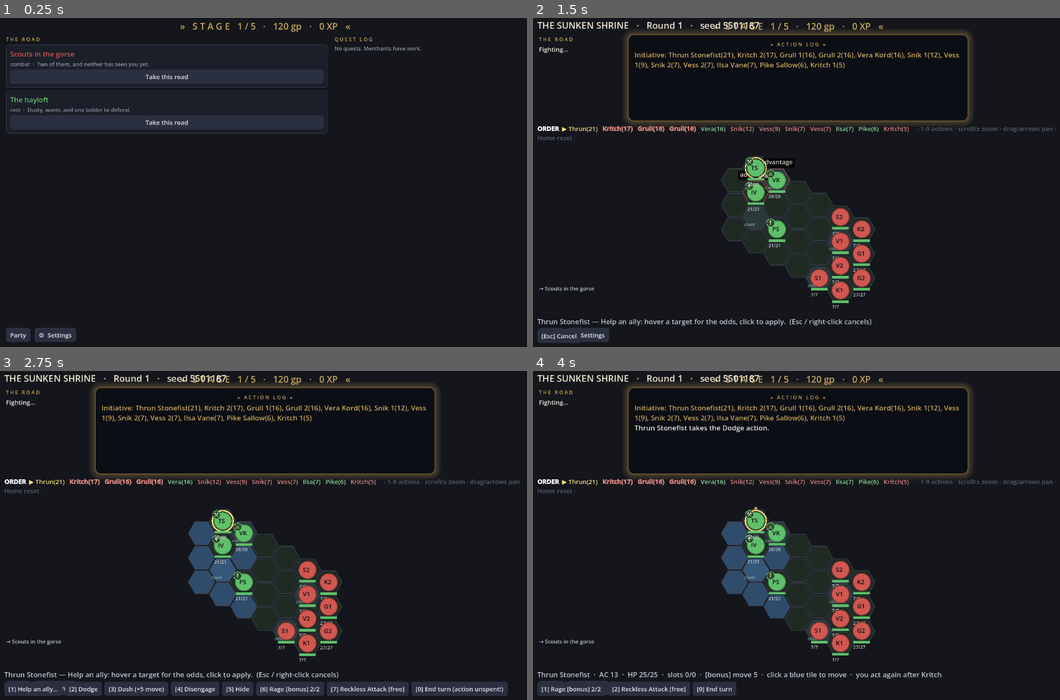
Above: before the commit, frames 1-4 (two rows, left to right).
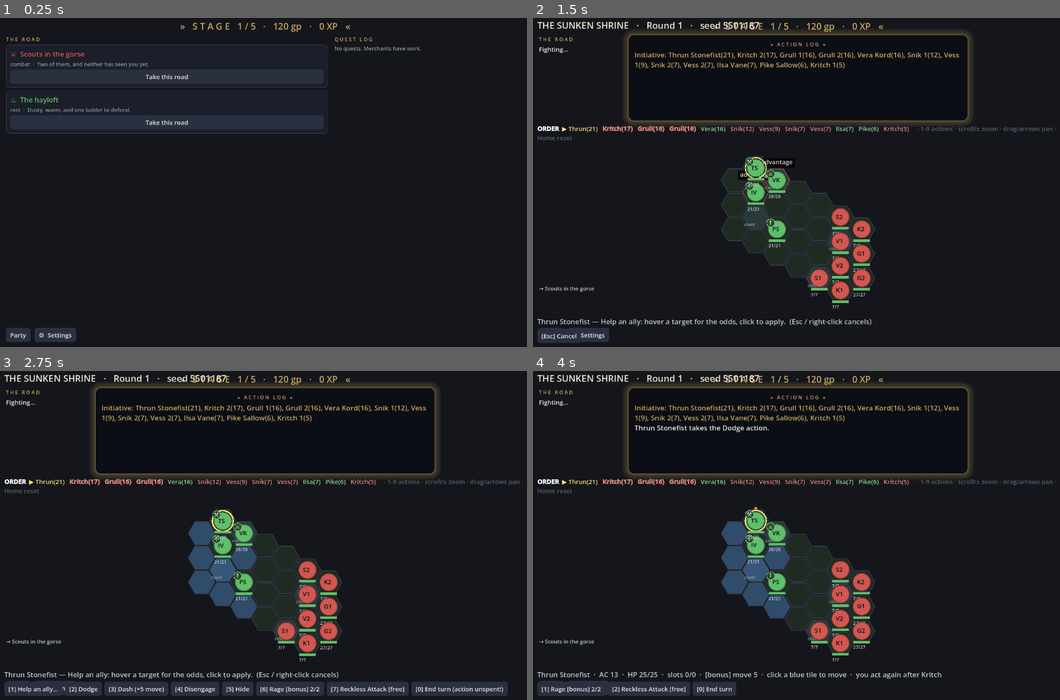
Above: after the commit, the same moments.

Repository: EgecanOzcakar/sorcmerc
Game: Godot game, scene res://scenes/campaign/campaign.tscn
The game is run twice, just before and just after one commit, with the same random seed, the same clock (stepped at 60 frames per second) and the same inputs. This scene is started directly instead of the project's main scene.
Inputs:
- Up to frame 1 (0.25 s): no input
- Up to frame 2 (1.5 s): click "Take this road" at 0.5 s; click "Party" at 1.25 s
- Up to frame 3 (2.75 s): click "[Esc] Cancel" at 2 s
- Up to frame 4 (4 s): click "[2] Dodge" at 2.75 s; click "[2] ✓ Confirm: Dodge" at 3.5 s

The runs differ from the first frame. In frame 1, 0.2% of the frame differs, in the area x 1-17%, y 10-27%; in frame 2, less than 0.1%; in frame 3, less than 0.1%; in frame 4, less than 0.1%.

Commit message:
T15: legibility pass — cleric's mark, campaign node glyphs
The cleric's latin cross read as the rogue's dagger at roster size; it's a
cross-of-crosses now. Campaign road cards wear a glyph per node kind
(fight / hoard / scales / campfire / boss star) off the same primitive.

Co-Authored-By: Claude Opus 5 <noreply@anthropic.com>

Diff:
--- a/core/ui_icons.gd
+++ b/core/ui_icons.gd
@@ -63,7 +63,7 @@
 const CLASS_GLYPHS := {
 	"barbarian": "⚒",   # crossed tools — the axe mark
 	"bard": "♫",
-	"cleric": "✝",
+	"cleric": "☩",   # a cross of crosses — reads apart from the rogue's dagger
 	"druid": "☘",
 	"fighter": "⚔",
 	"monk": "✺",        # ki burst
@@ -93,6 +93,13 @@
 # Heroes carry a resolved sheet; monsters do not and get no class mark.
 static func combatant_glyph(c) -> String:
 	return class_glyph(primary_class(c.sheet)) if c.sheet != null else ""
+
+# --- campaign map nodes ----------------------------------------------------
+const NODE_GLYPHS := {"combat": "⚔", "treasure": "◆", "merchant": "⚖", "rest": "♨",
+	"boss": "★"}
+
+static func node_glyph(kind: String) -> String:
+	return String(NODE_GLYPHS.get(kind, "·"))
 
 # --- spell schools ---------------------------------------------------------
 const SCHOOL_GLYPHS := {
--- a/scenes/campaign/campaign.gd
+++ b/scenes/campaign/campaign.gd
@@ -178,7 +178,7 @@
 	var col := VBoxContainer.new()
 	panel.add_child(col)
 	var title := Label.new()
-	title.text = node["title"]
+	title.text = "%s  %s" % [Icons.node_glyph(node["kind"]), node["title"]]
 	title.add_theme_font_size_override("font_size", Icons.FS_HEAD)
 	title.add_theme_color_override("font_color", KIND_COL.get(node["kind"], COL_DIM))
 	col.add_child(title)
@@ -201,7 +201,7 @@
 	col.add_theme_constant_override("separation", 6)
 	panel.add_child(col)
 	var title := Label.new()
-	title.text = run.node.get("title", "")
+	title.text = "%s  %s" % [Icons.node_glyph(run.node.get("kind", "")), run.node.get("title", "")]
 	title.add_theme_font_size_override("font_size", Icons.FS_HEAD)
 	title.add_theme_color_override("font_color", COL_GOLD)
 	col.add_child(title)
